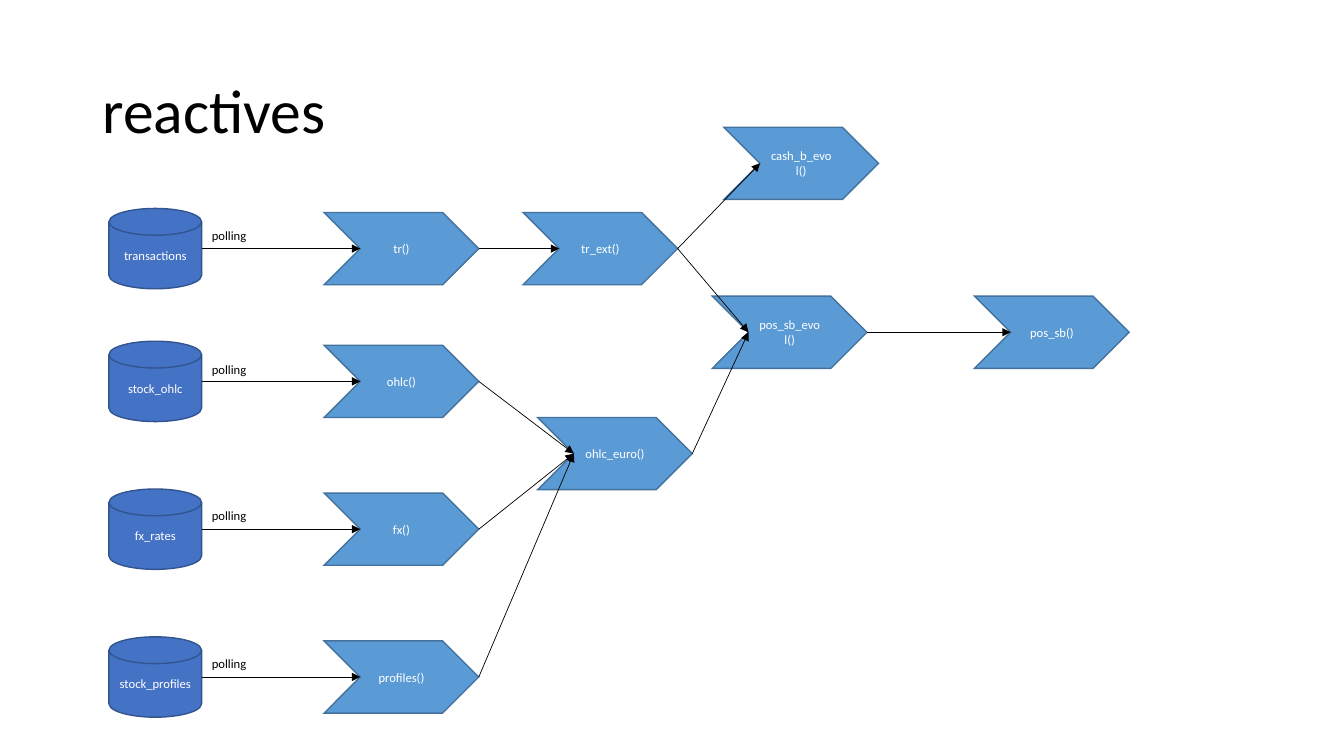
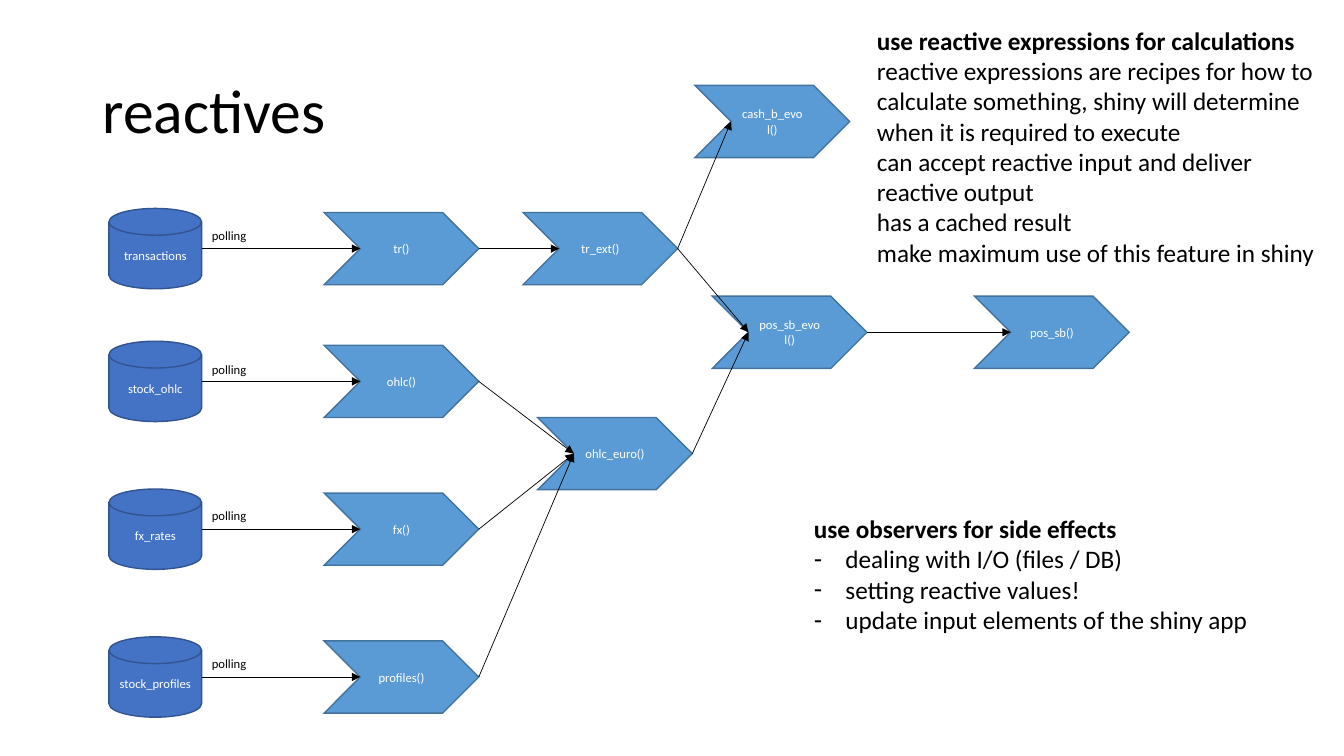
Before and after one commit to jorritvm/stocks_dashboard, a slide deck: slide 9 of doc/stock_dashboard_documentation.pptx. Drawn at 1344x756 pixels with LibreOffice and Linux fonts; fonts in the diff are those of the drawing. Boxes give left, top, right and bottom in pixels: in the first picture for what was removed or moved away, otherwise in the second. Text is boxed around its words. In the diff, an @@ line names an element or a change of style, - is before the commit and + after.

```diff
--- a/doc/stock_dashboard_documentation.pptx
+++ b/doc/stock_dashboard_documentation.pptx
@@ text added at (877,32,1314,266), 18 pt, text #000000 @@
+use reactive expressions for calculations
+reactive expressions are recipes for how to calculate something, shiny will determine when it is required to execute
+can accept reactive input and deliver reactive output
+has a cached result
+make maximum use of this feature in shiny
@@ chevron "cash_b_evol()": place and size @@
-chevron "cash_b_evol()" at (724,127,878,200)
+chevron "cash_b_evol()" at (696,86,850,158)
@@ arrow moved from (678, 249) - (760, 163) to (678, 249) - (731, 122) @@
@@ text added at (814,520,1247,633), 18 pt, text #000000 @@
+use observers for side effects
+– dealing with I/O (files / DB)
+– setting reactive values!
+– update input elements of the shiny app
```
Also in this commit, not shown: 2 other files.
